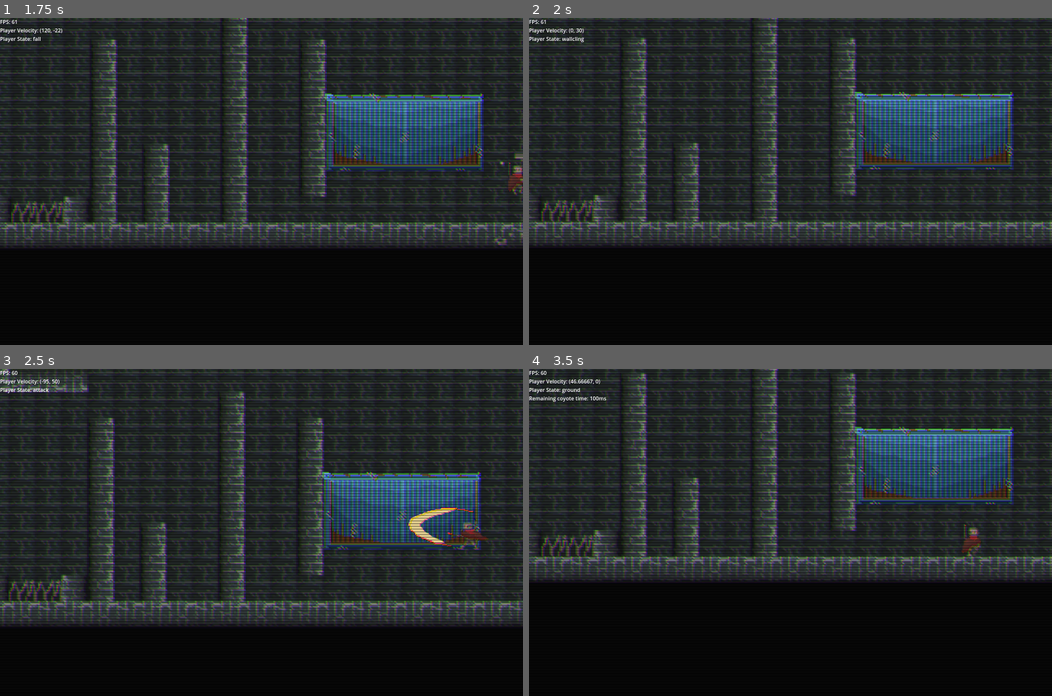
Above: before the commit, frames 1-4 (two rows, left to right).
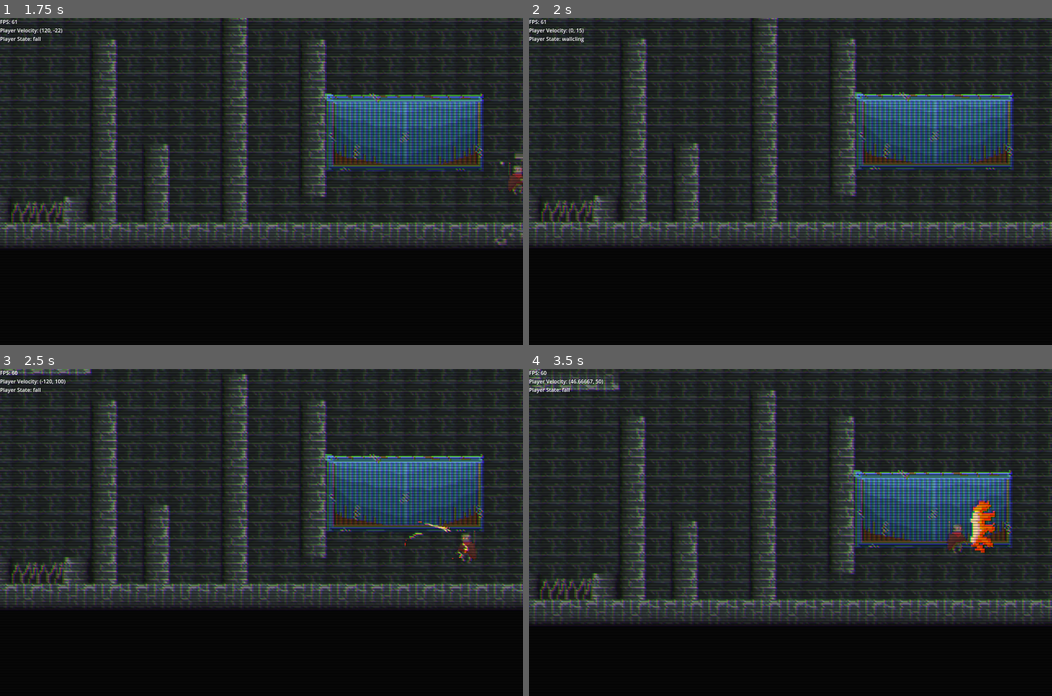
Above: after the commit, the same moments.

Repository: Rowan-Nag/Metroidvania
Game: Godot game, scene res://Main.tscn
Two runs of this game, one before a commit and one after it. Both use one fixed random seed, a clock stepped at 60 frames per second and the inputs below.
Inputs (mouse positions are in pixels of both pictures, inside the frame that each line leads up to):
- Up to frame 1 (1.75 s): move the mouse to (376, 165) at 0.52 s; hold Right mouse button (Rocket) 0.53-1.28 s; hold D (Right) from 0.53 s (still down); click (376, 165) at 0.6 s; tap Space (Jump) at 0.77, 1.07, 1.52, 1.55 s; move the mouse to (156, 197) at 1.27 s; right-click (156, 197) at 1.35 s
- Up to frame 2 (2 s): keep holding D (Right); tap Space (Jump) at 1.82 s
- Up to frame 3 (2.5 s): move the mouse to (313, 460) at 2.02 s; release D (Right) at 2.03 s; hold A (Left) from 2.03 s (still down); hold Space (Jump) from 2.03 s (still down); click (313, 460) at 2.3 s
- Up to frame 4 (3.5 s): move the mouse to (764, 597) at 2.77 s; release A (Left) at 2.78 s; release Space (Jump) at 2.78 s; hold D (Right) from 2.78 s (still down); click (764, 597) at 2.85 s; tap Space (Jump) at 3.02, 3.32 s; right-click (764, 597) at 3.05 s

Frame 1 is identical in both runs. In frame 2, 1.6% of the frame differs, in the area x 0-100%, y 0-66%; in frame 3, 26%; in frame 4, 33%, in the area x 0-100%, y 0-79%.

Commit message:
penis
I was penising all over this :) I added timers for attack, added an awesome wallcling , and shifted some movement stuff.

Diff:
--- a/Scripts/DebugUI.gd
+++ b/Scripts/DebugUI.gd
@@ -1,5 +1,5 @@
+class_name DebugUI
 extends VBoxContainer
-class_name DebugUI
 
 var player : Player
 
--- a/Scripts/Player/Player.gd
+++ b/Scripts/Player/Player.gd
@@ -24,7 +24,8 @@
 
 @onready var immunity : Timer = $immunityTimer
 @onready var jumpBuffer : Timer = $jumpBufferTimer
-
+@onready var attackCooldown : Timer = $AttackCooldown
+@onready var wallClingCooldown : Timer = $WallClingCooldown
 @onready var fall_state : State = $state_machine/fall
 @onready var ground_state : State = $state_machine/ground
 @onready var jump_state : State = $state_machine/jump
--- a/Scripts/Player/PlayerAttack.gd
+++ b/Scripts/Player/PlayerAttack.gd
@@ -4,15 +4,15 @@
 @export var ground_state : State
 
 @export_range(0.1, 4) var attack_rate : float = 1
-@export var frames_before_attack : int = 1
+## @export var frames_before_attack : int = 1
 @export var frames_after_attack : int = 1
 
 @export var gravityMultiplier: float = 1
 @export var floorDragMultiplier: float = 1
 @export var airDragMultiplier: float = 1
-#@export var accelerationMultiplier: float = 1
-#@export var moveSpeedMultiplier: float
-
+@export var accelerationMultiplier: float = 1
+@export var moveSpeedMultiplier: float = 1
+var inputDir: float
 var gravity = ProjectSettings.get_setting("physics/2d/default_gravity") * gravityMultiplier
 
 @onready var attack1 = preload("res://attack1.tscn")
@@ -26,10 +26,10 @@
 	attackFinished = false
 	direction = sign(parent.animations.scale.x)
 	parent.animations.speed_scale = attack_rate
+
 	play_animation("attack")
-	await get_tree().create_timer(frames_before_attack / (12 * attack_rate)).timeout
 	attack()
-	await get_tree().create_timer((5 + frames_after_attack) / (12 * attack_rate)).timeout
+	await get_tree().create_timer((frames_after_attack) / (60.0)).timeout
 	attackFinished = true
 
 func exit() -> void:
@@ -47,10 +47,20 @@
 func process_physics(delta: float) -> State:
 	#Physics
 	var drag = parent.drag
-	if(parent.is_on_floor()):
-		drag  = parent.drag * floorDragMultiplier
+	var acceleration = parent.acceleration*accelerationMultiplier
+	var maxSpeed = parent.moveSpeed * moveSpeedMultiplier
+	inputDir = Input.get_axis("Left", "Right")
+
+
+
+	if(inputDir and parent.is_on_floor()):
+
+		parent.velocity.x = move_toward(parent.velocity.x, inputDir*maxSpeed, acceleration*delta)
 	else:
-		drag = parent.drag * airDragMultiplier
+		if(parent.is_on_floor()):
+			drag  = parent.drag * floorDragMultiplier
+		else:
+			drag = parent.drag * airDragMultiplier
 
 
 	parent.velocity.x = move_toward(parent.velocity.x, 0, drag*delta)
@@ -73,10 +83,11 @@
 
 func attack():
 	Global.screen_shake()
+	parent.attackCooldown.start()
 	var attack : AnimatedSprite2D = attack1.instantiate()
 	attack.speed_scale = attack_rate
 	parent.add_child(attack)
 
-	if(direction < 0):
+	if(sign(parent.animations.scale.x) < 0):
 		attack.scale.x = -attack.scale.x
 		attack.position.x = -20
--- a/Scripts/Player/PlayerFall.gd
+++ b/Scripts/Player/PlayerFall.gd
@@ -29,9 +29,10 @@
 func process_input(event: InputEvent) -> State:
 	if Input.is_action_just_pressed('Dash'):
 		return dash_state
-	if Input.is_action_just_pressed("Attack"):
+	if Input.is_action_just_pressed("Attack") and parent.attackCooldown.is_stopped():
 		return attack_state
-
+	if Input.is_action_just_pressed("Rocket"):
+		return parent.shoot_state
 
 
 	return null
@@ -68,7 +69,7 @@
 		#parent.animations.scale.x = sign(inputDir)*abs(parent.animations.scale.x)
 
 	# State switches
-	if(inputDir != 0):
+	if(inputDir != 0 and parent.wallClingCooldown.is_stopped()):
 		var canWalljump = parent.getAdjacentWalls()
 		#print(canWalljump.left)
 		if((canWalljump.left and inputDir < 0) or (canWalljump.right and inputDir > 0)):
--- a/Scripts/Player/PlayerGround.gd
+++ b/Scripts/Player/PlayerGround.gd
@@ -29,7 +29,8 @@
 func process_input(event: InputEvent) -> State:
 	if Input.is_action_just_pressed('Dash'):
 		return dash_state
-	if Input.is_action_just_pressed("Attack"):
+	if Input.is_action_just_pressed("Attack") and parent.attackCooldown.is_stopped():
+		print(parent.attackCooldown.time_left)
 		return attack_state
 	if Input.is_action_just_pressed("Shield"):
 		return shield_state
--- a/Scripts/Player/PlayerJump.gd
+++ b/Scripts/Player/PlayerJump.gd
@@ -4,6 +4,7 @@
 var dash_state: State
 var ground_state: State
 var attack_state : State
+var shoot_state : State
 
 @export var gravityMultiplier: float = 1
 @export var dragMultiplier: float = 1
@@ -35,9 +36,10 @@
 		return fall_state
 	if Input.is_action_just_pressed("Dash"):
 		return dash_state
-	if Input.is_action_just_pressed("Attack"):
+	if Input.is_action_just_pressed("Attack") and parent.attackCooldown.is_stopped():
 		return attack_state
-
+	if Input.is_action_just_pressed("Rocket"):
+		return parent.shoot_state
 	return null
 
 func process_physics(delta: float) -> State:
--- a/Scripts/Player/PlayerShoot.gd
+++ b/Scripts/Player/PlayerShoot.gd
@@ -1,7 +1,6 @@
 extends State
 
 @export var ground_state : State
-
 @export var gravityMultiplier: float = 1
 @export var floorDragMultiplier: float = 1
 @export var airDragMultiplier: float = 1
@@ -37,10 +36,10 @@
 
 		attack.damage = chargeDuration * damage
 		attack.knockbackMultiplier = chargeDuration+1
-		attack.scale = Vector2.ONE * (chargeDuration+1)
+		attack.scale *= (chargeDuration+1)
 
 
-		print(chargeTimer.time_left)
+		##print(chargeTimer.time_left)
 		await get_tree().create_timer(postShotAnimationLock).timeout
 		finished = true
 
@@ -67,7 +66,7 @@
 	controlAnimation.pause()
 
 func process_input(event: InputEvent) -> State:
-	print(!Input.is_action_pressed("Rocket"))
+	##print(!Input.is_action_pressed("Rocket"))
 	if (!Input.is_action_pressed("Rocket") and canShoot):
 		shoot()
 	return null
@@ -94,6 +93,7 @@
 	else:
 		parent.animations.play()
 	# State change for is finished
+
 	if(finished):
 		return ground_state
 	return null
--- a/Scripts/Player/PlayerWallcling.gd
+++ b/Scripts/Player/PlayerWallcling.gd
@@ -13,6 +13,7 @@
 var gravity = ProjectSettings.get_setting("physics/2d/default_gravity") * gravityMultiplier
 
 @export var horizontal_jump_velocity : int = 300
+@export var vertical_jump_velocity : int = 200
 @export var terminal_velocity : int = 300
 var adjacent_wall : int # negative: left wall, positive: right wall
 
@@ -42,6 +43,7 @@
 	return null
 
 func process_physics(delta: float) -> State:
+	parent.wallClingCooldown.start()
 	#Physics
 	var drag = parent.drag * dragMultiplier
 	var acceleration = parent.acceleration*accelerationMultiplier
@@ -50,12 +52,20 @@
 	inputDir = Input.get_axis("Left", "Right")
 
 	#Gravity (vertical movement)
-	parent.velocity.y += gravity*gravityMultiplier*delta
-	parent.velocity.y = clamp(parent.velocity.y, -terminal_velocity, 200)
+	if (Input.is_action_pressed("Jump")):
+		parent.velocity.y = 0
+		if (Input.is_action_just_pressed("Attack") and parent.attackCooldown.is_stopped()):
+			parent.attack_state.attack();
+		if (Input.is_action_just_pressed("Rocket")):
+			parent.shoot_state.shoot();
+	else:
+		parent.velocity.y += gravity*gravityMultiplier*delta
+		parent.velocity.y = clamp(parent.velocity.y, -terminal_velocity, 200)
 
 	if parent.jump_buffered() and Input.is_action_pressed("Jump"):
 		parent.velocity.x = -adjacent_wall * horizontal_jump_velocity
-		return jump_state
+		parent.velocity.y = -1 * vertical_jump_velocity
+		return fall_state
 
 	parent.move_and_slide()
 
--- a/player.tscn
+++ b/player.tscn
@@ -823,6 +823,16 @@
 immunityTime = 0.81
 jumpBufferTime = 0.032
 
+[node name="AttackCooldown" type="Timer" parent="."]
+wait_time = 0.4
+one_shot = true
+autostart = true
+
+[node name="WallClingCooldown" type="Timer" parent="."]
+wait_time = 0.3
+one_shot = true
+autostart = true
+
 [node name="AnimatedSprite2D" type="AnimatedSprite2D" parent="."]
 position = Vector2(6.51553, 7.31186)
 sprite_frames = SubResource("SpriteFrames_ydj5b")
@@ -895,6 +905,9 @@
 [node name="wallcling" type="Node" parent="state_machine"]
 script = ExtResource("13_r3n26")
 horizontal_jump_velocity = 100
+gravityMultiplier = 0.5
+horizontal_jump_velocity = 150
+vertical_jump_velocity = 150
 terminal_velocity = 50
 
 [node name="shield" type="Node" parent="state_machine"]
Not shown: 1 places in node_2d.tscn that only renumber resources
Not shown: 1 places in player.tscn that only renumber resources
